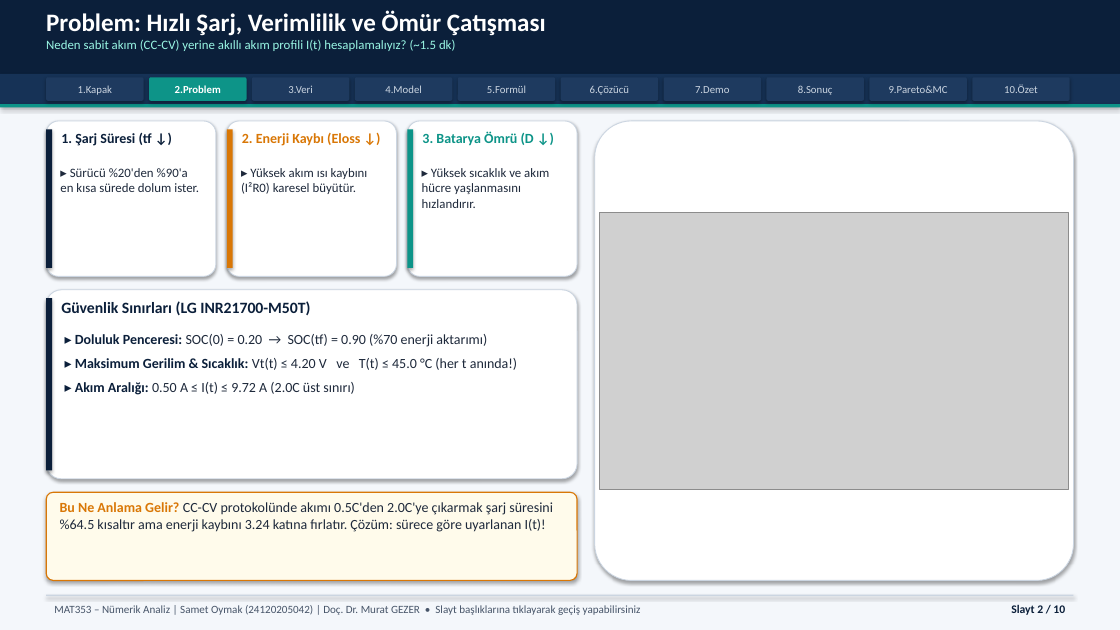
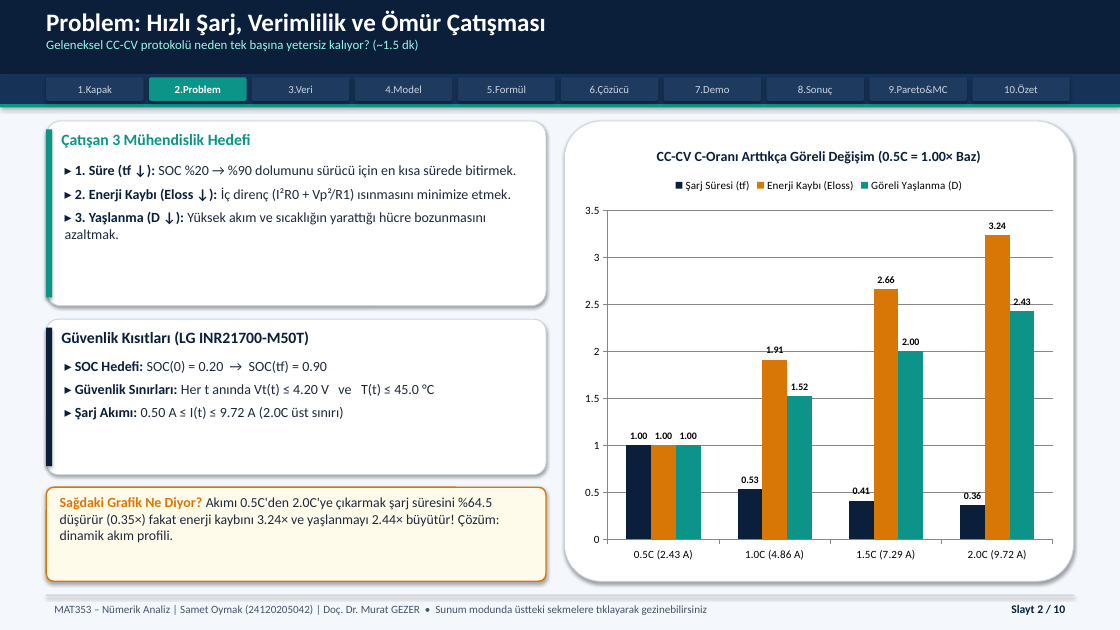
Before and after one commit to Sametoymak99/EV-Battery-Optimization, a slide deck: slide 2 of presentation/slides/MAT353_Sunum_Samet_Oymak.pptx. Drawn at 1120x630 pixels with LibreOffice and Linux fonts; fonts in the diff are those of the drawing; grey boxes stand for pictures. Boxes give left, top, right and bottom in pixels: in the first picture for what was removed or moved away, otherwise in the second. Text is boxed around its words. In the diff, an @@ line names an element or a change of style, - is before the commit and + after.

Commit message:
Remove HTML deck and upgrade native interactive PowerPoint (.pptx) with live charts and vector diagrams

```diff
--- a/presentation/slides/MAT353_Sunum_Samet_Oymak.pptx
+++ b/presentation/slides/MAT353_Sunum_Samet_Oymak.pptx
@@ text at (x1=46, y1=40, x2=418, y2=51): text changed @@
-Neden sabit akım (CC-CV) yerine akıllı akım profili I(t) hesaplamalıyız? (~1.5 dk)
+Geleneksel CC-CV protokolü neden tek başına yetersiz kalıyor? (~1.5 dk)
@@ rectangle resized from (x1=46, y1=129, x2=52, y2=268) to (x1=46, y1=129, x2=52, y2=297) @@
@@ rectangle at (x1=46, y1=129, x2=52, y2=297): fill #0B1F3A to #0D9488 @@
@@ rounded rectangle resized from (x1=46, y1=121, x2=216, y2=276) to (x1=46, y1=121, x2=546, y2=306) @@
@@ text at (x1=61, y1=134, x2=251, y2=148): text changed; size 12 to 13.5 pt; text colour #0B1F3A to #0D9488 @@
-1. Şarj Süresi (tf ↓)
+Çatışan 3 Mühendislik Hedefi
@@ rounded rectangle removed at (x1=227, y1=121, x2=397, y2=276) @@
@@ rectangle removed at (x1=227, y1=129, x2=233, y2=268) @@
@@ text removed at (x1=242, y1=133, x2=360, y2=146) @@
-2. Enerji Kaybı (Eloss ↓)
@@ rounded rectangle removed at (x1=408, y1=121, x2=577, y2=276) @@
@@ rectangle removed at (x1=408, y1=129, x2=413, y2=268) @@
@@ text removed at (x1=422, y1=131, x2=534, y2=146) @@
-3. Batarya Ömrü (D ↓)
@@ rounded rectangle resized from (x1=595, y1=121, x2=1074, y2=581) to (x1=565, y1=121, x2=1074, y2=581) @@
@@ column chart added at (x1=576, y1=131, x2=1063, y2=570) @@
+title "CC-CV C-Oranı Arttıkça Göreli Değişim (0.5C = 1.00× Baz)"
+categories: 0.5C (2.43 A), 1.0C (4.86 A), 1.5C (7.29 A), 2.0C (9.72 A)
+Şarj Süresi (tf): 1, 0.53, 0.41, 0.36
+Enerji Kaybı (Eloss): 1, 1.91, 2.66, 3.24
+Göreli Yaşlanma (D): 1, 1.52, 2, 2.43
@@ text at (x1=65, y1=165, x2=516, y2=239): text changed; size 11 to 12 pt @@
-▸ Sürücü %20'den %90'a en kısa sürede dolum ister.
+▸ 1. Süre (tf ↓): SOC %20 → %90 dolumunu sürücü için en kısa sürede bitirmek.
+▸ 2. Enerji Kaybı (Eloss ↓): İç direnç (I²R0 + Vp²/R1) ısınmasını minimize etmek.
+▸ 3. Yaşlanma (D ↓): Yüksek akım ve sıcaklığın yarattığı hücre bozunmasını azaltmak.
@@ text removed at (x1=241, y1=168, x2=368, y2=194) @@
-▸ Yüksek akım ısı kaybını (I²R0) karesel büyütür.
@@ text removed at (x1=422, y1=168, x2=549, y2=208) @@
-▸ Yüksek sıcaklık ve akım hücre yaşlanmasını hızlandırır.
@@ picture removed at (x1=600, y1=213, x2=1069, y2=490) @@
@@ rounded rectangle resized from (x1=46, y1=290, x2=577, y2=479) to (x1=46, y1=319, x2=546, y2=475) @@
@@ rectangle resized from (x1=46, y1=298, x2=52, y2=471) to (x1=46, y1=328, x2=52, y2=466) @@
@@ text at (x1=61, y1=331, x2=309, y2=345): text changed @@
-Güvenlik Sınırları (LG INR21700-M50T)
+Güvenlik Kısıtları (LG INR21700-M50T)
@@ text at (x1=75, y1=361, x2=434, y2=420): text changed @@
-▸ Doluluk Penceresi: SOC(0) = 0.20 → SOC(tf) = 0.90 (%70 enerji aktarımı)
-▸ Maksimum Gerilim & Sıcaklık: Vt(t) ≤ 4.20 V ve T(t) ≤ 45.0 °C (her t anında!)
-▸ Akım Aralığı: 0.50 A ≤ I(t) ≤ 9.72 A (2.0C üst sınırı)
+▸ SOC Hedefi: SOC(0) = 0.20 → SOC(tf) = 0.90
+▸ Güvenlik Sınırları: Her t anında Vt(t) ≤ 4.20 V ve T(t) ≤ 45.0 °C
+▸ Şarj Akımı: 0.50 A ≤ I(t) ≤ 9.72 A (2.0C üst sınırı)
@@ rounded rectangle resized from (x1=46, y1=492, x2=577, y2=581) to (x1=46, y1=487, x2=546, y2=581) @@
@@ rounded rectangle at (x1=46, y1=487, x2=546, y2=581): outline #D97706 1 pt to #D97706 1.2 pt @@
@@ text at (x1=60, y1=497, x2=500, y2=543): text changed; size 12 to 11.8 pt @@
-Bu Ne Anlama Gelir? CC-CV protokolünde akımı 0.5C'den 2.0C'ye çıkarmak şarj süresini %64.5 kısaltır ama enerji kaybını 3.24 katına fırlatır. Çözüm: sürece göre uyarlanan I(t)!
+Sağdaki Grafik Ne Diyor? Akımı 0.5C'den 2.0C'ye çıkarmak şarj süresini %64.5 düşürür (0.35×) fakat enerji kaybını 3.24× ve yaşlanmayı 2.44× büyütür! Çözüm: dinamik akım profili.
@@ text at (x1=54, y1=605, x2=707, y2=615): text changed @@
-MAT353 – Nümerik Analiz | Samet Oymak (24120205042) | Doç. Dr. Murat GEZER • Slayt başlıklarına tıklayarak geçiş yapabilirsiniz
+MAT353 – Nümerik Analiz | Samet Oymak (24120205042) | Doç. Dr. Murat GEZER • Sunum modunda üstteki sekmelere tıklayarak gezinebilirsiniz
```
Also in this commit, not shown: 9 other slides changed, 1 other file.
